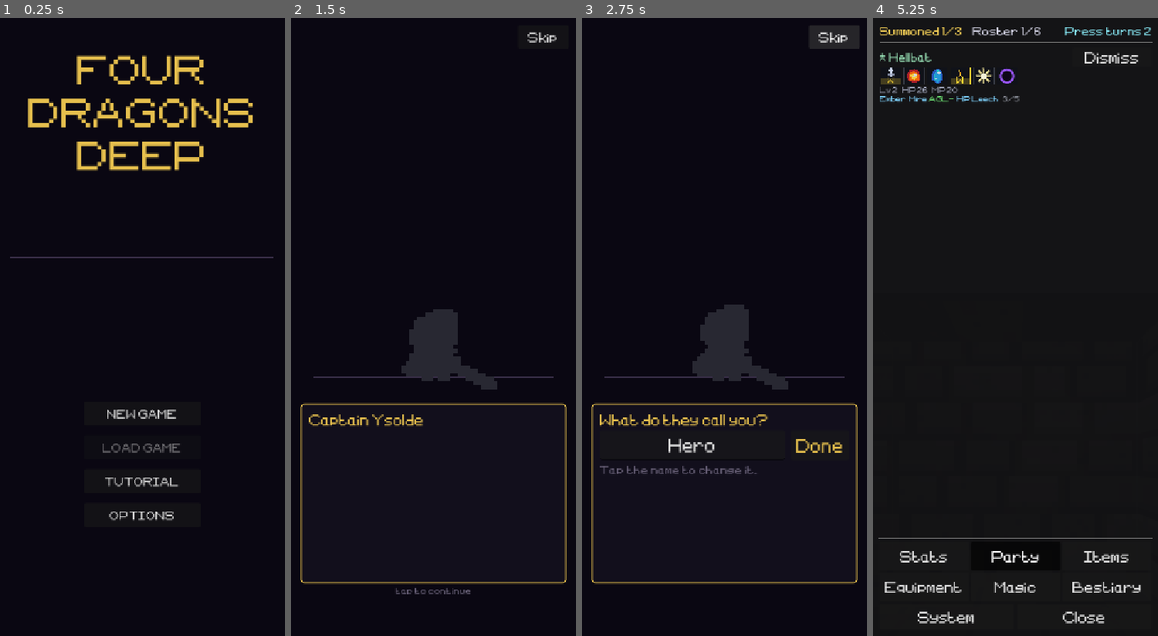
Above: before the commit, frames 1-4 (left to right).
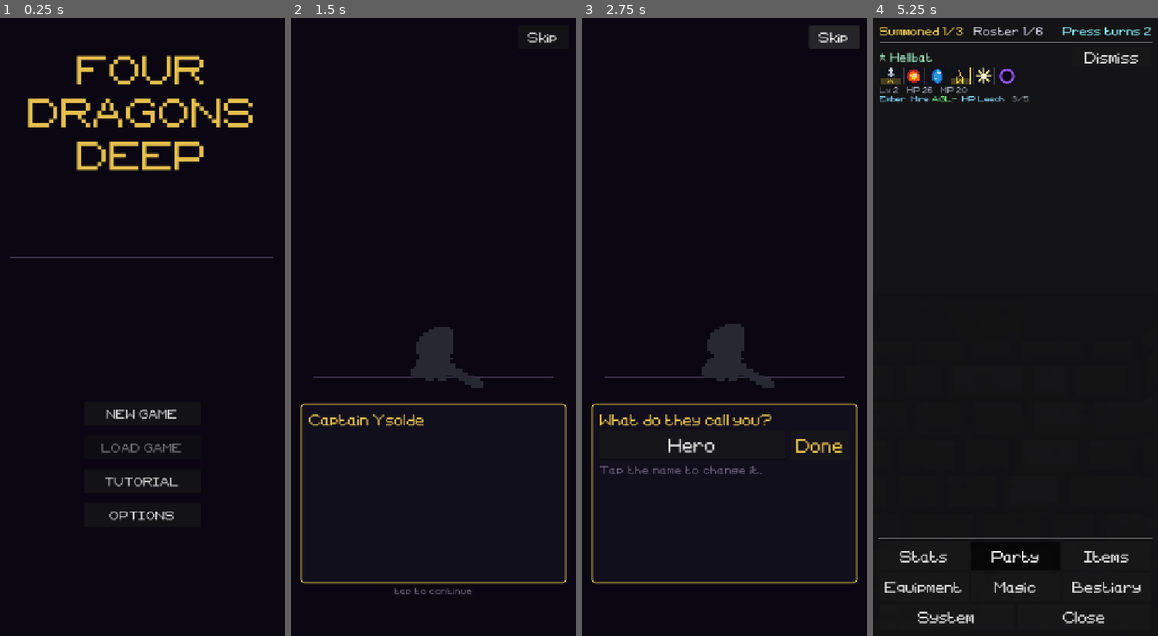
Above: after the commit, the same moments.

Repository: tausiftt5238/four-dragons-deep
Game: Godot game, scene res://scenes/title.tscn
The game is run twice, just before and just after one commit, with the same random seed, the same clock (stepped at 60 frames per second) and the same inputs.
Inputs (mouse positions are in pixels of both pictures, inside the frame that each line leads up to):
- Up to frame 1 (0.25 s): no input
- Up to frame 2 (1.5 s): click "NEW GAME" at 0.5 s; click "NEW GAME" at 1.25 s
- Up to frame 3 (2.75 s): click "Skip" at 2 s
- Up to frame 4 (5.25 s): click "Done" at 2.75 s; tap Enter at 3.5 s; move the mouse to (1078, 296) at 3.52 s; hold D (right) 3.53-4.25 s; hold X (no) 3.53-4.25 s; click (1078, 296) at 3.67 s; tap Z (ui_accept) at 3.77 s; click "Stats" at 4.25 s; click "Party" at 5 s

The runs differ from the first frame. In frame 1, 0.2% of the frame differs, in the area x 35-64%, y 63-71%; in frame 2, 1.2%; in frame 3, 1.8%, in the area x 15-73%, y 46-74%; in frame 4, 1.0%.

Commit message:
Every space is 2px wider; the cutscenes zoom out and fit the PC screen
The font everywhere is a FontVariation of the pixel font with
spacing_space 2 (resources/misc/ui_font.tres), as in Four Dragons Above.

The intro is at 1.5x rather than 2x, so the Hellbat no longer flies off
the top on a PC. The ending's walkers and the credits' pair are at 1.7x;
on a PC the road sits above the middle with the tale under it, and the
credits stand side by side, where before both ran off the bottom. The
Abyss screens are wider on a PC, and CONGRATULATIONS! keeps its "!".

Co-Authored-By: Claude Opus 5.5 <noreply@anthropic.com>
Claude-Session: https://claude.ai/code/session_01GQuxfPmoXov4KUA4revVXx

Diff:
--- /dev/null
+++ b/resources/misc/ui_font.tres
@@ -0,0 +1,7 @@
+[gd_resource type="FontVariation" load_steps=2 format=3]
+
+[ext_resource type="FontFile" path="res://resources/misc/OldSchoolAdventures-42j9.ttf" id="1"]
+
+[resource]
+base_font = ExtResource("1")
+spacing_space = 2
--- a/scripts/core/main.gd
+++ b/scripts/core/main.gd
@@ -5,7 +5,7 @@
 class_name Main extends Node3D
 
 const EYE_HEIGHT: float = 1.0
-const _UI_FONT := preload("res://resources/misc/OldSchoolAdventures-42j9.ttf") as FontFile
+const _UI_FONT: Font = preload("res://resources/misc/ui_font.tres")
 
 # Grid offsets for each facing direction (col delta, row delta).
 # Index: 0=North(-Z)  1=East(+X)  2=South(+Z)  3=West(-X)
@@ -1619,7 +1619,8 @@
 	center.set_anchors_and_offsets_preset(Control.PRESET_FULL_RECT)
 	panel.add_child(center)
 	var col: VBoxContainer = VBoxContainer.new()
-	col.custom_minimum_size = Vector2(440, 0)
+	# Wider on a wide screen, where the phone's width would break the lines.
+	col.custom_minimum_size = Vector2(600 if Build.steam() else 440, 0)
 	col.add_theme_constant_override("separation", 18)
 	center.add_child(col)
 	for row: Array in [["CONGRATULATIONS!", 26, Color(0.90, 0.75, 0.30)],
@@ -1629,7 +1630,10 @@
 		var l: Label = Label.new()
 		l.text = row[0] as String
 		l.horizontal_alignment = HORIZONTAL_ALIGNMENT_CENTER
-		l.autowrap_mode = TextServer.AUTOWRAP_WORD_SMART
+		# The one long word stays whole rather than losing its "!" to a line
+		# of its own.
+		if not (row[0] as String).begins_with("CONGRAT"):
+			l.autowrap_mode = TextServer.AUTOWRAP_WORD_SMART
 		l.add_theme_font_override("font", _UI_FONT)
 		l.add_theme_font_size_override("font_size", int(row[1]))
 		l.add_theme_color_override("font_color", row[2] as Color)
@@ -1659,7 +1663,7 @@
 	center.set_anchors_and_offsets_preset(Control.PRESET_FULL_RECT)
 	panel.add_child(center)
 	var col: VBoxContainer = VBoxContainer.new()
-	col.custom_minimum_size = Vector2(440, 0)
+	col.custom_minimum_size = Vector2(600 if Build.steam() else 440, 0)
 	col.add_theme_constant_override("separation", 16)
 	center.add_child(col)
 	var head: Label = Label.new()
--- a/scripts/ui/affinity_chart.gd
+++ b/scripts/ui/affinity_chart.gd
@@ -13,7 +13,7 @@
 # up with the letters whatever width the column ends up.
 class_name AffinityChart extends Control
 
-const FONT: FontFile = preload("res://resources/misc/OldSchoolAdventures-42j9.ttf")
+const FONT: Font = preload("res://resources/misc/ui_font.tres")
 
 const SLOTS: Array[String] = ["phys", "fire", "ice", "thunder", "light", "dark"]
 
--- a/scripts/ui/button_hint.gd
+++ b/scripts/ui/button_hint.gd
@@ -8,7 +8,7 @@
 # for an icon never moves the words next to it.
 class_name ButtonHint extends HBoxContainer
 
-const _FONT := preload("res://resources/misc/OldSchoolAdventures-42j9.ttf") as FontFile
+const _FONT: Font = preload("res://resources/misc/ui_font.tres")
 
 var action: String = "yes"
 # The words after the mark; "" for the mark alone.
--- a/scripts/ui/ending_ui.gd
+++ b/scripts/ui/ending_ui.gd
@@ -10,7 +10,7 @@
 
 signal finished
 
-const _FONT := preload("res://resources/misc/OldSchoolAdventures-42j9.ttf") as FontFile
+const _FONT: Font = preload("res://resources/misc/ui_font.tres")
 
 const LINES: Array[String] = [
 	"The Necromancer falls, and with it the dark that held the Tower open.",
@@ -68,8 +68,11 @@
 	_text.anchor_right = 1.0
 	_text.offset_left = 36.0
 	_text.offset_right = -36.0
-	_text.offset_top = Main.MAP_PANE_H + 170.0
-	_text.offset_bottom = Main.MAP_PANE_H + 470.0
+	# Under the road: the phone's lower pane, or just below the walkers on
+	# a wide screen.
+	var under: float = _Walk.ground_y() + 40.0 if Build.steam() else Main.MAP_PANE_H + 170.0
+	_text.offset_top = under
+	_text.offset_bottom = under + (150.0 if Build.steam() else 300.0)
 	_text.horizontal_alignment = HORIZONTAL_ALIGNMENT_CENTER
 	_text.vertical_alignment = VERTICAL_ALIGNMENT_CENTER
 	_text.autowrap_mode = TextServer.AUTOWRAP_WORD_SMART
@@ -145,9 +148,9 @@
 	col.set_anchors_and_offsets_preset(Control.PRESET_FULL_RECT)
 	col.offset_left = 30.0
 	col.offset_right = -30.0
-	col.offset_top = 90.0
-	col.offset_bottom = -60.0
-	col.add_theme_constant_override("separation", 14)
+	col.offset_top = 30.0 if Build.steam() else 90.0
+	col.offset_bottom = -30.0 if Build.steam() else -60.0
+	col.add_theme_constant_override("separation", 8 if Build.steam() else 14)
 	add_child(col)
 
 	var thanks: Label = _label("Thank you\nfor playing!", 40, Color(0.90, 0.75, 0.30))
@@ -157,24 +160,36 @@
 	# The two of them, done, side by side.
 	var pair: HBoxContainer = HBoxContainer.new()
 	pair.alignment = BoxContainer.ALIGNMENT_CENTER
-	pair.add_theme_constant_override("separation", -60)
+	pair.add_theme_constant_override("separation", -50)
 	col.add_child(pair)
 	for id: String in [PlayerCharacter.SPRITE_KNIGHT, PlayerCharacter.STARTING_DEMON]:
 		var a: AnimatedPortrait = AnimatedPortrait.new()
-		a.custom_minimum_size = Vector2(260, 260)
+		a.custom_minimum_size = Vector2(180, 180) if Build.steam() else Vector2(220, 220)
 		a.mouse_filter = Control.MOUSE_FILTER_IGNORE
 		a.load_sprite_id(id)
-		a.set_zoom(2.2)
+		a.set_zoom(1.7)
 		a.flip_h = id != PlayerCharacter.SPRITE_KNIGHT
 		pair.add_child(a)
 
+	# The credits one under another on a phone; side by side on a wide
+	# screen, where there is room across but not down.
+	var row: HBoxContainer = HBoxContainer.new()
+	row.alignment = BoxContainer.ALIGNMENT_CENTER
+	row.add_theme_constant_override("separation", 60)
+	if Build.steam():
+		col.add_child(row)
 	for entry: Array in CREDITS:
+		var into: VBoxContainer = col
+		if Build.steam():
+			into = VBoxContainer.new()
+			into.add_theme_constant_override("separation", 6)
+			row.add_child(into)
 		var head: Label = _label(entry[0] as String, 15, Color(0.55, 0.50, 0.62))
 		head.horizontal_alignment = HORIZONTAL_ALIGNMENT_CENTER
-		col.add_child(head)
+		into.add_child(head)
 		var names: Label = _label(entry[1] as String, 22, Color(0.90, 0.88, 0.94))
 		names.horizontal_alignment = HORIZONTAL_ALIGNMENT_CENTER
-		col.add_child(names)
+		into.add_child(names)
 
 	var spacer: Control = Control.new()
 	spacer.size_flags_vertical = Control.SIZE_EXPAND_FILL
@@ -205,8 +220,8 @@
 # the Abyss's bone white back to the first floor's cyan.
 class _Walk extends Control:
 	const BOX: float = 230.0
-	const ZOOM: float = 2.2
-	const GAP: float = 112.0      # between one walker and the next
+	const ZOOM: float = 1.7
+	const GAP: float = 88.0       # between one walker and the next
 	const SPEED: float = 70.0     # how fast the ground goes by, px a second
 
 	var climb_time: float = 20.0
@@ -239,7 +254,7 @@
 	func _process(delta: float) -> void:
 		_t += delta
 		queue_redraw()
-		var ground: float = _ground_y()
+		var ground: float = ground_y()
 		var crop: float = 100.0 / ZOOM
 		var feet_in_box: float = (56.0 - (100.0 - crop) / 2.0) / crop * BOX
 		# The party is centred on the screen, the knight at its head.
@@ -253,8 +268,10 @@
 				y += -70.0 + sin(_t * 3.0 + float(i)) * 8.0
 			_followers[i].position = Vector2(x - BOX / 2.0, y)
 
-	func _ground_y() -> float:
-		return Main.MAP_PANE_H * 0.80
+	# The road: across the phone's upper pane, or a little above the middle
+	# of a wide screen, the tale under it.
+	static func ground_y() -> float:
+		return 250.0 if Build.steam() else Main.MAP_PANE_H * 0.80
 
 	# How far along the road home, 0 at the Necromancer, 1 at the surface.
 	func _progress() -> float:
@@ -282,7 +299,7 @@
 			draw_rect(Rect2(0, y0, w, glow_h / 64.0 + 1.0), Color(sky, a))
 		# The road: a floor in the band's colour, its flagstones sliding by.
 		var col: Color = _band_color()
-		var gy: float = _ground_y()
+		var gy: float = ground_y()
 		draw_rect(Rect2(0, gy, w, h - gy), Color(col.r * 0.10, col.g * 0.10, col.b * 0.13))
 		draw_line(Vector2(0, gy), Vector2(w, gy), col, 2.0)
 		var tile: float = 64.0
--- a/scripts/ui/intro_ui.gd
+++ b/scripts/ui/intro_ui.gd
@@ -7,12 +7,12 @@
 
 signal finished
 
-const _FONT := preload("res://resources/misc/OldSchoolAdventures-42j9.ttf") as FontFile
+const _FONT: Font = preload("res://resources/misc/ui_font.tres")
 
 const SPEAKER: String = "Captain Ysolde"
 const CHARS_PER_SEC: float = 45.0
 const BOX: float = 380.0
-const ZOOM: float = 2.0
+const ZOOM: float = 1.5
 # When the Hellbat comes out: how far the captain steps aside, and where the
 # bat's box flies in from and settles, all from the middle of the screen.
 const CAPTAIN_STEP: float = BOX * 0.27
--- a/scripts/ui/loading_screen.gd
+++ b/scripts/ui/loading_screen.gd
@@ -10,7 +10,7 @@
 # it outlive the scene change it is covering.
 class_name LoadingScreen extends CanvasLayer
 
-const _FONT := preload("res://resources/misc/OldSchoolAdventures-42j9.ttf") as FontFile
+const _FONT: Font = preload("res://resources/misc/ui_font.tres")
 
 const _SPRITE_SIZE: float = 260.0
 
--- a/scripts/ui/name_entry.gd
+++ b/scripts/ui/name_entry.gd
@@ -20,7 +20,7 @@
 # On a phone: the field has the keyboard up (true) or has let it go.
 signal typing(on: bool)
 
-const _FONT := preload("res://resources/misc/OldSchoolAdventures-42j9.ttf") as FontFile
+const _FONT: Font = preload("res://resources/misc/ui_font.tres")
 
 const MAX_LEN: int = 10
 const DEFAULT: String = "Hero"
--- a/scripts/ui/options_ui.gd
+++ b/scripts/ui/options_ui.gd
@@ -6,7 +6,7 @@
 
 signal closed
 
-const _FONT := preload("res://resources/misc/OldSchoolAdventures-42j9.ttf") as FontFile
+const _FONT: Font = preload("res://resources/misc/ui_font.tres")
 
 # Sizes: a phone's for a thumb, a wide screen's the windows' own (SidePanel).
 var _wide: bool = false
--- a/scripts/ui/save_slot_ui.gd
+++ b/scripts/ui/save_slot_ui.gd
@@ -12,7 +12,7 @@
 signal cancelled
 
 const SLOT_COUNT: int = 3
-const _FONT := preload("res://resources/misc/OldSchoolAdventures-42j9.ttf") as FontFile
+const _FONT: Font = preload("res://resources/misc/ui_font.tres")
 
 var mode: String = "save"  # "save" or "load"
 # Beside the map in the game; the title has no map, so it centres on the
--- a/scripts/ui/screen_fade.gd
+++ b/scripts/ui/screen_fade.gd
@@ -14,7 +14,7 @@
 
 signal covered
 
-const _FONT := preload("res://resources/misc/OldSchoolAdventures-42j9.ttf") as FontFile
+const _FONT: Font = preload("res://resources/misc/ui_font.tres")
 const COVER_TIME: float = 0.4
 const REVEAL_TIME: float = 0.5
 
--- a/scripts/ui/slot_list.gd
+++ b/scripts/ui/slot_list.gd
@@ -27,7 +27,7 @@
 const BTN_H:      int = 24     # becomes 36 after the restyle hook
 const EXTRA_H:    int = 34     # one AffinityChart row
 const DETAIL_SIZE: int = 11    # the detail line's font size
-const _DETAIL_FONT: FontFile = preload("res://resources/misc/OldSchoolAdventures-42j9.ttf")
+const _DETAIL_FONT: Font = preload("res://resources/misc/ui_font.tres")
 
 var _host:   VBoxContainer
 var _slots:  Array[MarginContainer] = []
--- a/scripts/ui/title_screen.gd
+++ b/scripts/ui/title_screen.gd
@@ -2,7 +2,7 @@
 # Shown at game launch. Transitions to the main game scene on button press.
 class_name TitleScreen extends Control
 
-const _FONT := preload("res://resources/misc/OldSchoolAdventures-42j9.ttf") as FontFile
+const _FONT: Font = preload("res://resources/misc/ui_font.tres")
 
 # A run is on its way in: the intro or the loading screen.
 var _starting: bool = false
--- a/scripts/ui/tutorial_ui.gd
+++ b/scripts/ui/tutorial_ui.gd
@@ -9,7 +9,7 @@
 
 signal closed
 
-const _FONT := preload("res://resources/misc/OldSchoolAdventures-42j9.ttf") as FontFile
+const _FONT: Font = preload("res://resources/misc/ui_font.tres")
 const _DIR: String = "res://resources/tutorial/"
 
 const PAGES: Array[Dictionary] = [
--- a/tools/playtester.gd
+++ b/tools/playtester.gd
@@ -33,7 +33,7 @@
 # The machine's own saves are copied aside at the start and put back at the
 # end, so a playtest never costs you a run (see BACKUP_DIR).
 
-const FONT: FontFile = preload("res://resources/misc/OldSchoolAdventures-42j9.ttf")
+const FONT: Font = preload("res://resources/misc/ui_font.tres")
 
 var main: Main
 var out_dir: String = ""
--- a/tools/trailer.gd
+++ b/tools/trailer.gd
@@ -11,7 +11,7 @@
 # seconds whatever the machine does. Run it with the real art restored, or the
 # trailer shows the silhouettes git stores.
 
-const FONT: FontFile = preload("res://resources/misc/OldSchoolAdventures-42j9.ttf")
+const FONT: Font = preload("res://resources/misc/ui_font.tres")
 const GOLD: Color = Color(0.90, 0.75, 0.30)
 
 var main: Main
